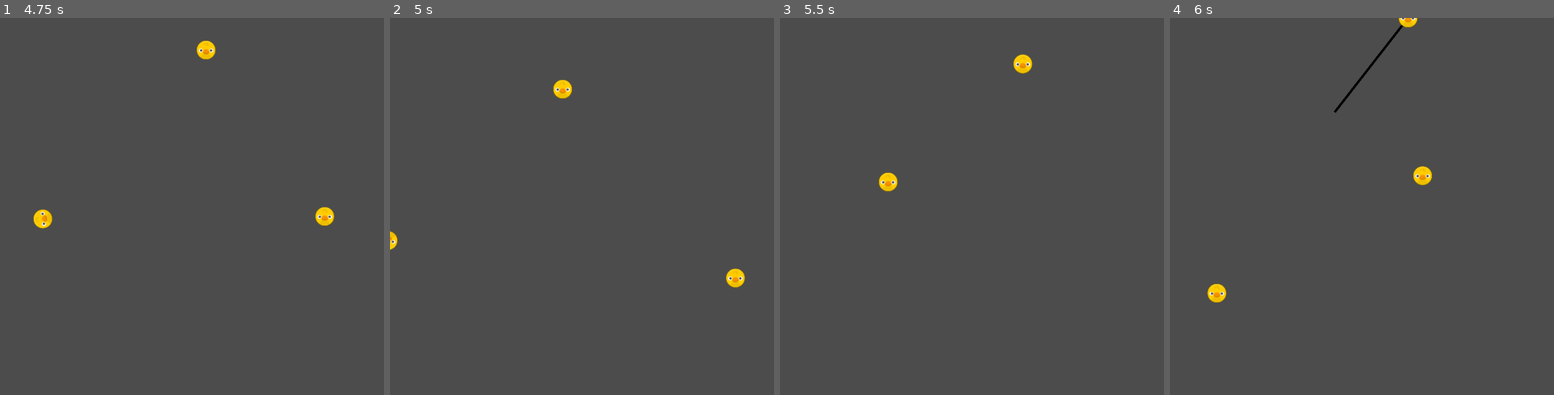
Above: before the commit, frames 1-4 (left to right).
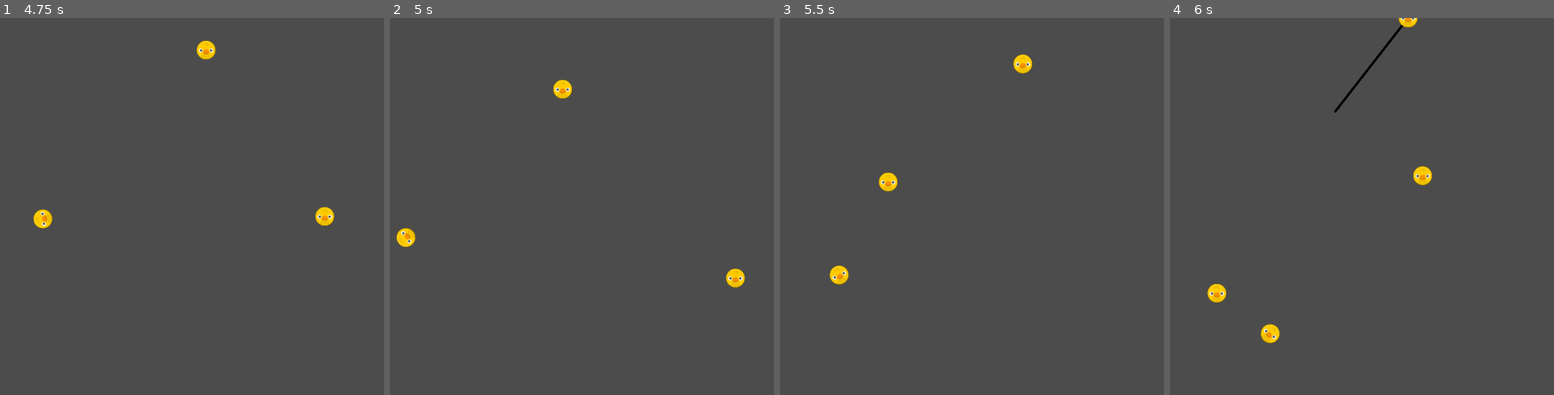
Above: after the commit, the same moments.

Repository: doctor-g/GGJ21
Game: Godot game, scene res://src/Level.tscn
The game is run twice, just before and just after one commit, with the same random seed, the same clock (stepped at 60 frames per second) and the same inputs.
Inputs (mouse positions are in pixels of both pictures, inside the frame that each line leads up to):
- Up to frame 1 (4.75 s): tap Enter at 0.5 s; move the mouse to (337, 187) at 0.52 s; click (337, 187) at 0.67 s; move the mouse to (142, 225) at 1.27 s; click (142, 225) at 1.42 s; move the mouse to (284, 123) at 2.02 s; click (284, 123) at 2.17 s; move the mouse to (211, 281) at 2.77 s; click (211, 281) at 2.92 s; move the mouse to (376, 263) at 3.52 s; click (376, 263) at 3.67 s; move the mouse to (96, 149) at 4.27 s; click (96, 149) at 4.42 s
- Up to frame 2 (5 s): no input
- Up to frame 3 (5.5 s): move the mouse to (1037, 206) at 5.02 s; click (1037, 206) at 5.17 s
- Up to frame 4 (6 s): move the mouse to (1335, 112) at 5.77 s; click (1335, 112) at 5.92 s

Frame 1 is identical in both runs. In frame 2, 0.3% of the frame differs, in the area x 0-7%, y 55-62%; in frame 3, 0.2%; in frame 4, 0.2%.

Commit message:
Add walls on the side of the board

Diff:
--- a/project/src/Level.tscn
+++ b/project/src/Level.tscn
@@ -1,7 +1,10 @@
-[gd_scene load_steps=3 format=2]
+[gd_scene load_steps=4 format=2]
 
 [ext_resource path="res://src/Shooter.tscn" type="PackedScene" id=1]
 [ext_resource path="res://src/Peg.tscn" type="PackedScene" id=2]
+
+[sub_resource type="RectangleShape2D" id=1]
+extents = Vector2( 1, 2000 )
 
 [node name="Level" type="Control"]
 anchor_right = 1.0
@@ -15,3 +18,14 @@
 
 [node name="Peg" parent="." instance=ExtResource( 2 )]
 position = Vector2( 506, 388.432 )
+
+[node name="LeftWall" type="StaticBody2D" parent="."]
+
+[node name="CollisionShape2D" type="CollisionShape2D" parent="LeftWall"]
+shape = SubResource( 1 )
+
+[node name="RightWall" type="StaticBody2D" parent="."]
+position = Vector2( 1000, 0 )
+
+[node name="CollisionShape2D" type="CollisionShape2D" parent="RightWall"]
+shape = SubResource( 1 )
